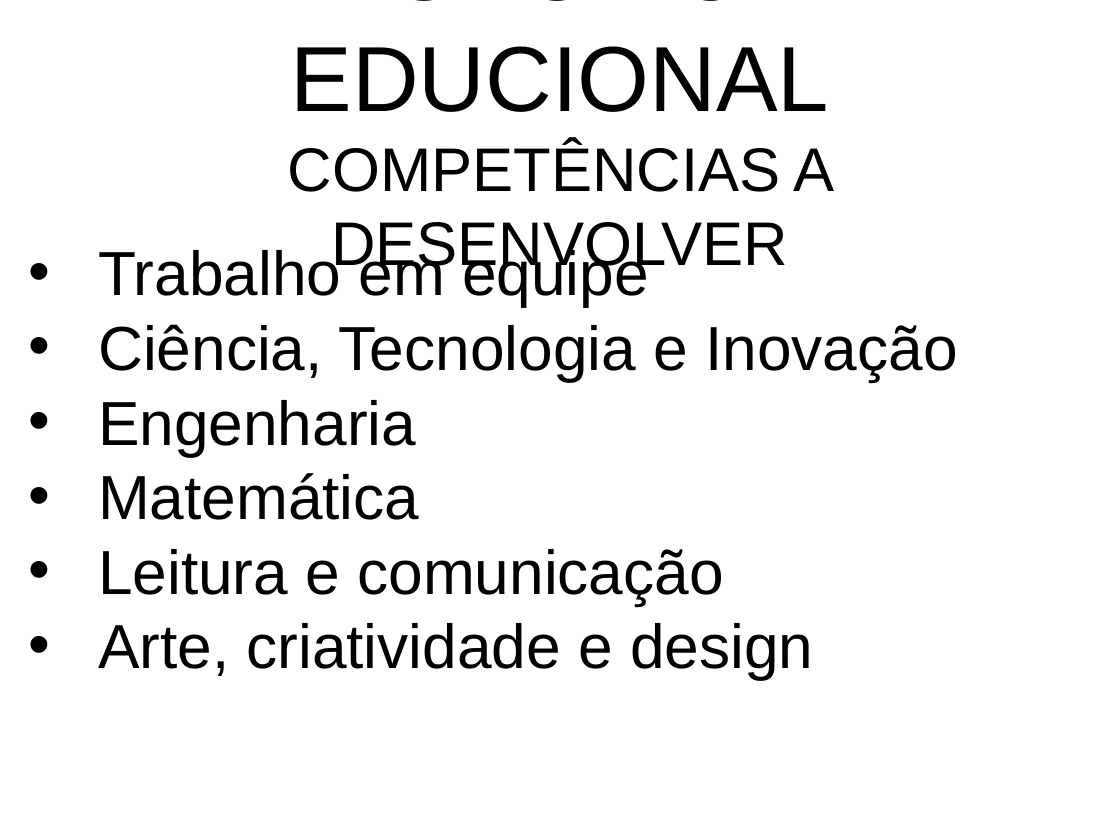
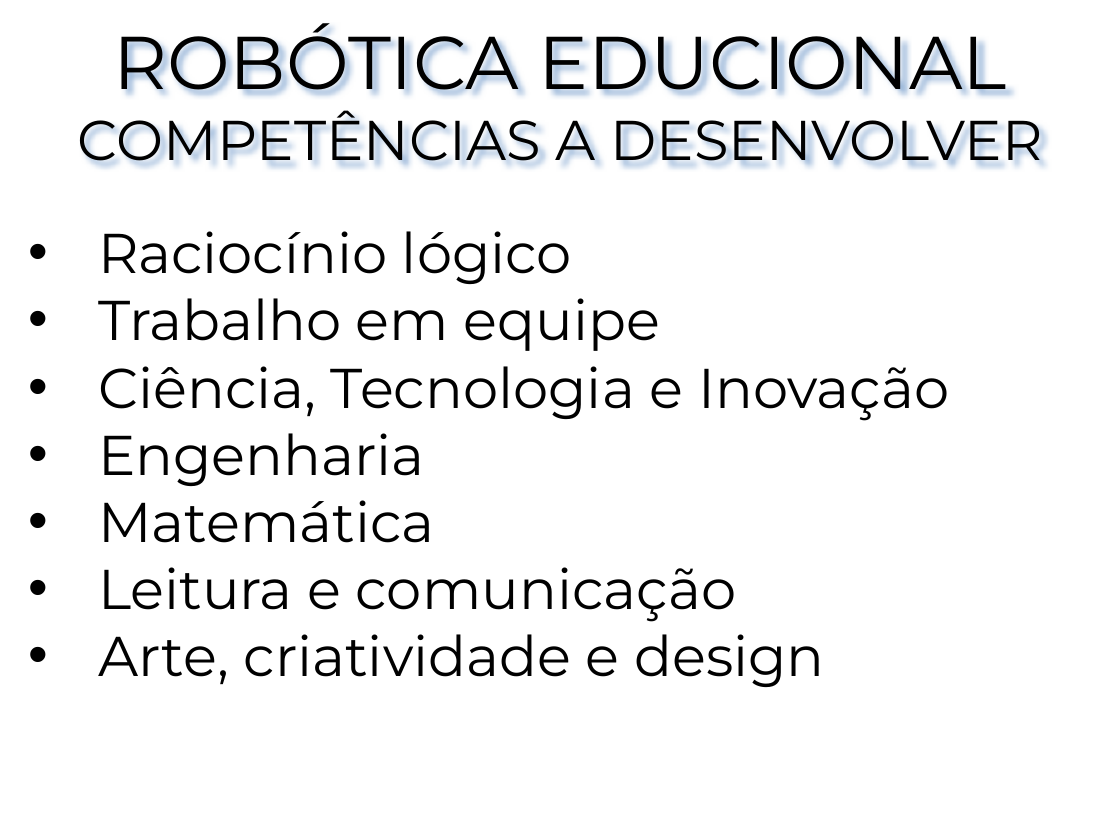
Before and after one commit to sousamaf/Air_steps, a slide deck: slide 4 of doc/Apresentação/1aApresentação Sta Cruz.pptx. Drawn at 1120x840 pixels with LibreOffice and Linux fonts; fonts in the diff are those of the drawing; background and template pictures are left out. Boxes give left, top, right and bottom in pixels: in the first picture for what was removed or moved away, otherwise in the second. Text is boxed around its words. In the diff, an @@ line names an element or a change of style, - is before the commit and + after.

```diff
--- a/doc/Apresentação/1aApresentação Sta Cruz.pptx
+++ b/doc/Apresentação/1aApresentação Sta Cruz.pptx
@@ title "ROBÓTICA EDUCIONAL COMPETÊNCIAS A DESENVOLVER" moved from (x1=288, y1=0, x2=835, y2=277) to (x1=77, y1=23, x2=1043, y2=166) @@
@@ title "ROBÓTICA EDUCIONAL COMPETÊNCIAS A DESENVOLVER" at (x1=77, y1=23, x2=1043, y2=166): size 59.4 to 48 pt in "ROBÓTICA EDUCIONAL"; size 39.6 to 36 pt in "COMPETÊNCIAS A DESENVOLVER"; font Arial to Montserrat @@
@@ text "Raciocínio lógico" moved from (x1=98, y1=245, x2=957, y2=680) to (x1=98, y1=231, x2=949, y2=687) @@
@@ text at (x1=98, y1=231, x2=572, y2=284): paragraph added @@
+• Raciocínio lógico
@@ text at (x1=98, y1=298, x2=949, y2=687): size 40 to 36 pt, font Arial to Montserrat in "Trabalho em equipe", "Ciência, Tecnologia e Inovação", "Engenharia", "Matemática" and 2 more places @@
```
Also in this commit, not shown: 5 other slides changed, 4 slides added, 3 slides removed, 16 other files.
